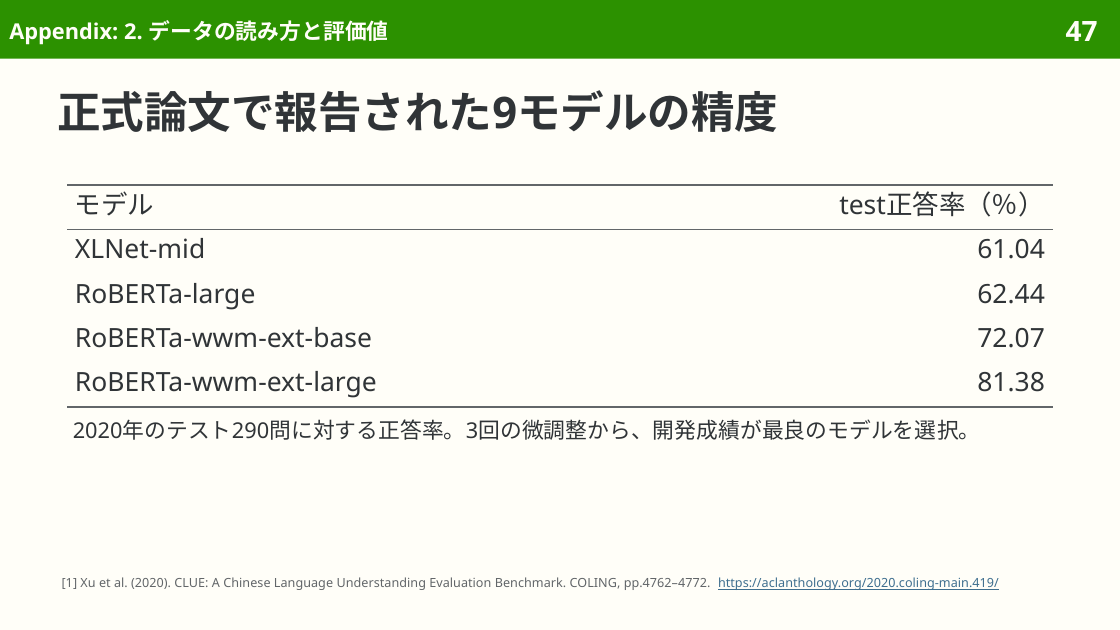
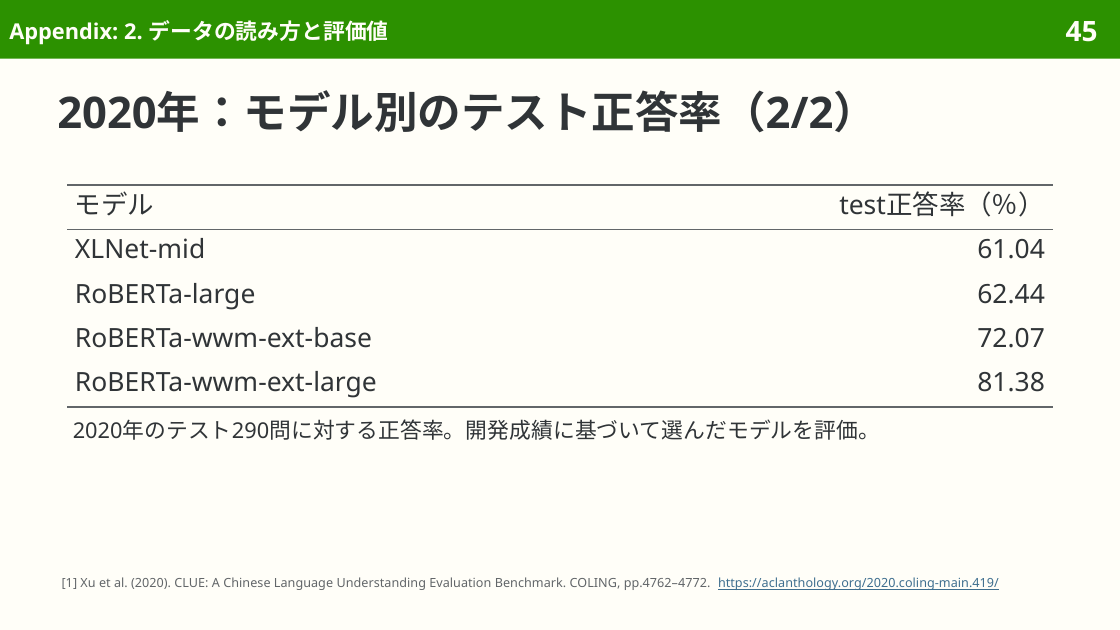
Before and after one commit to sasakiy84/datasets-in-10-minutes, a slide deck: slide 45 of slides/datasets-in-10-minutes-cluewsc2020.pptx (slide 47 before the commit). Drawn at 1120x630 pixels with LibreOffice and Linux fonts; fonts in the diff are those of the drawing. Boxes give left, top, right and bottom in pixels: in the first picture for what was removed or moved away, otherwise in the second. Text is boxed around its words. In the diff, an @@ line names an element or a change of style, - is before the commit and + after.

```diff
--- a/slides/datasets-in-10-minutes-cluewsc2020.pptx
+++ b/slides/datasets-in-10-minutes-cluewsc2020.pptx
@@ page number at bbox=[1066, 21, 1098, 42]: text changed @@
-47
+45
@@ title at bbox=[57, 90, 877, 132]: text changed @@
-正式論文で報告された9モデルの精度
+2020年：モデル別のテスト正答率（2/2）
@@ text at bbox=[73, 419, 880, 440]: text changed @@
-2020年のテスト290問に対する正答率。3回の微調整から、開発成績が最良のモデルを選択。
+2020年のテスト290問に対する正答率。開発成績に基づいて選んだモデルを評価。
```
Also in this commit, not shown: 10 other slides changed, 4 slides removed, 55 other files.
